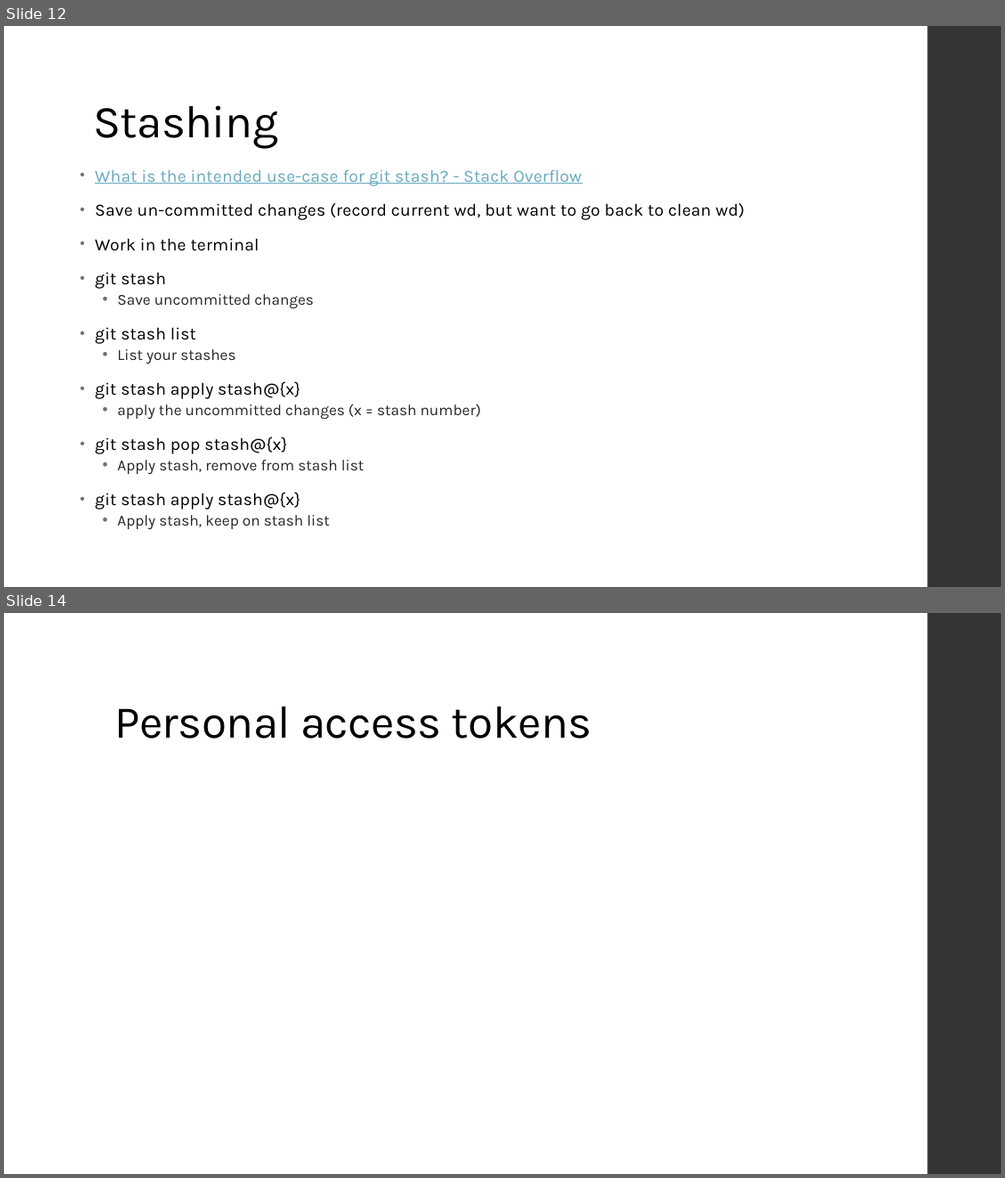
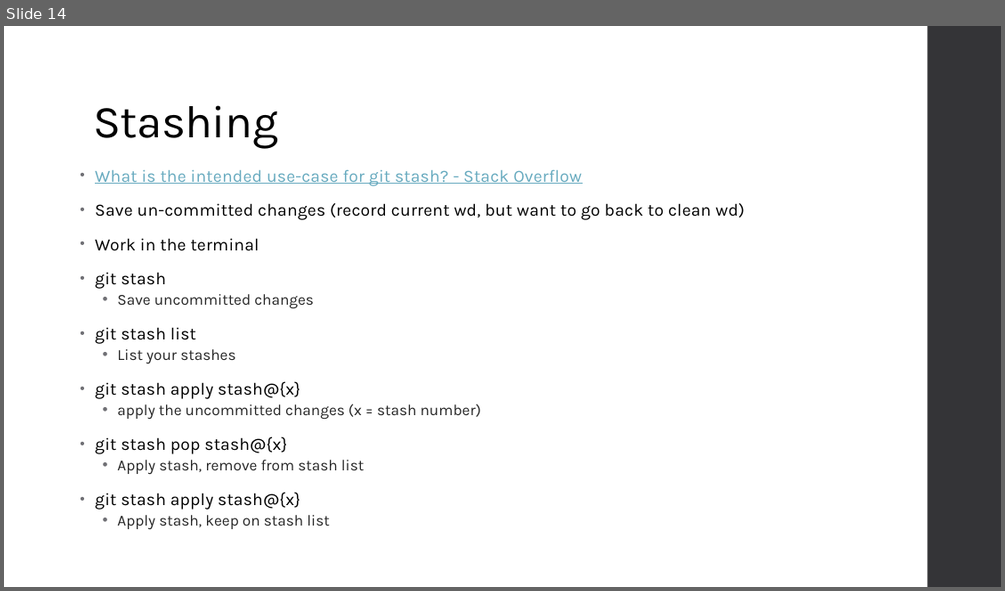
Before and after one commit to BDO-Science/rteam, a slide deck: github/GitHub_introduction.pptx. Shown one above the other, each under a label of ours: slides 12 and 14 before the commit, slide 14 after it; the slides between them are not shown. The pictures are 1005x1178 and 1005x591 pixels, drawn with LibreOffice and Linux fonts; fonts in the diff are those of the drawing. Boxes give left, top, right and bottom in pixels: in the first picture for what was removed or moved away, otherwise in the second. Text is boxed around its words. In the diff, an @@ line names an element or a change of style, - is before the commit and + after.

```diff
--- a/github/GitHub_introduction.pptx
+++ b/github/GitHub_introduction.pptx
@@ slide 14 removed at (4, 613, 1001, 1174), background #FFFFFF; not listed: 1 template element that a slide beside it also shows @@
@@ title removed at (114, 706, 592, 738) @@
-Personal access tokens
@@ what was slide 12 is now slide 14 @@
```
Also in this commit, not shown: 8 slides changed, 5 slides added, 3 other slides removed.
